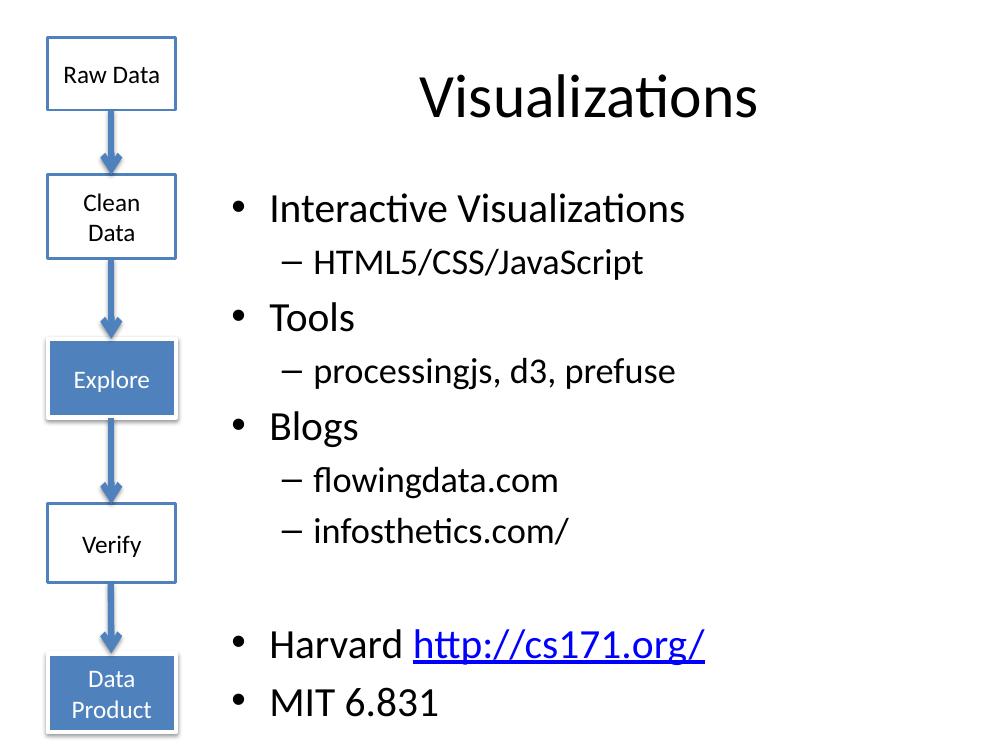
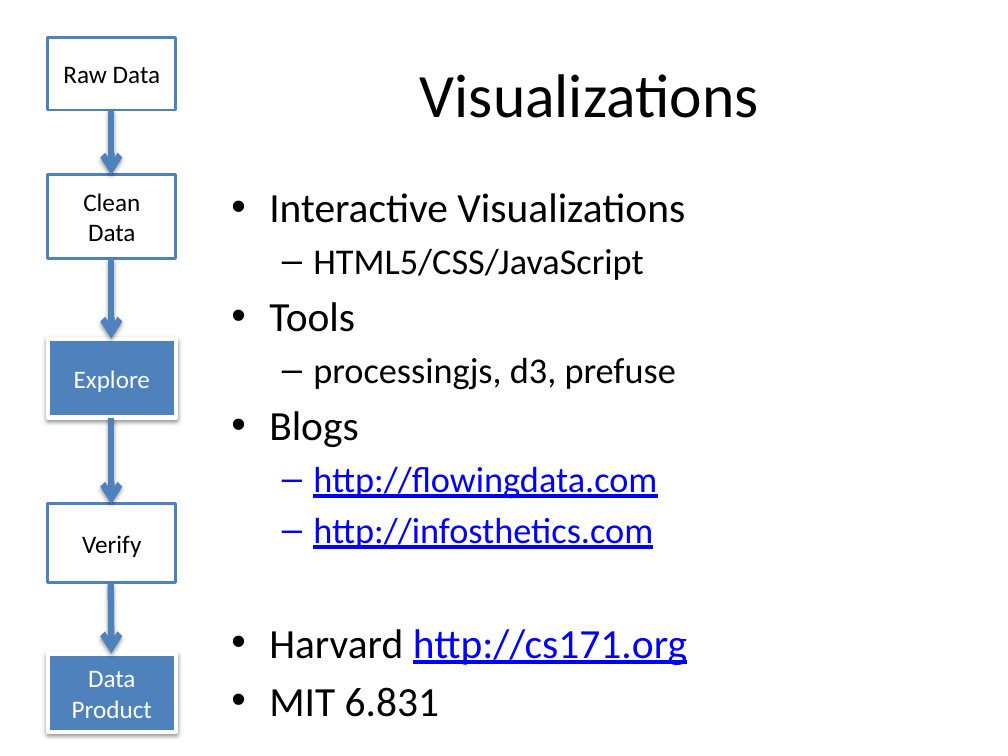
Before and after one commit to dataiap/dataiap, a slide deck: slide 22 of lectures/day6.pptx. Drawn at 1008x756 pixels with LibreOffice and Linux fonts; fonts in the diff are those of the drawing. Boxes give left, top, right and bottom in pixels: in the first picture for what was removed or moved away, otherwise in the second. Text is boxed around its words. In the diff, an @@ line names an element or a change of style, - is before the commit and + after.

```diff
--- a/lectures/day6.pptx
+++ b/lectures/day6.pptx
@@ text at (x1=269, y1=466, x2=687, y2=665): text changed; text colour #000000 to #0000FF @@
-  – flowingdata.com
-  – infosthetics.com/
-• Harvard http://cs171.org/
+  – http://flowingdata.com
+  – http://infosthetics.com
+• Harvard http://cs171.org
```
Also in this commit, not shown: 12 other slides changed.
